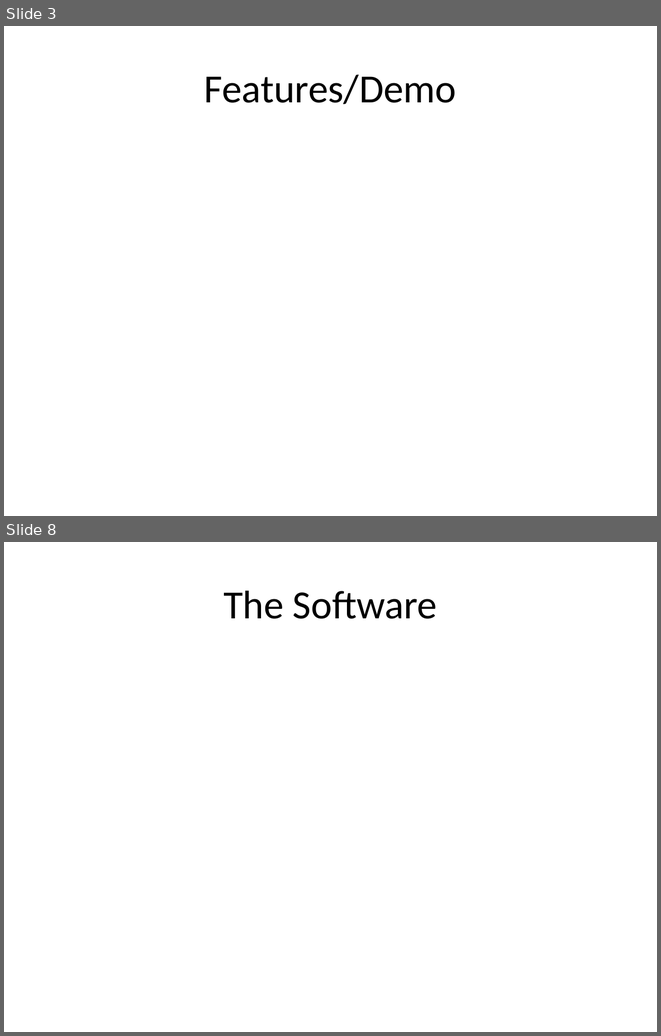
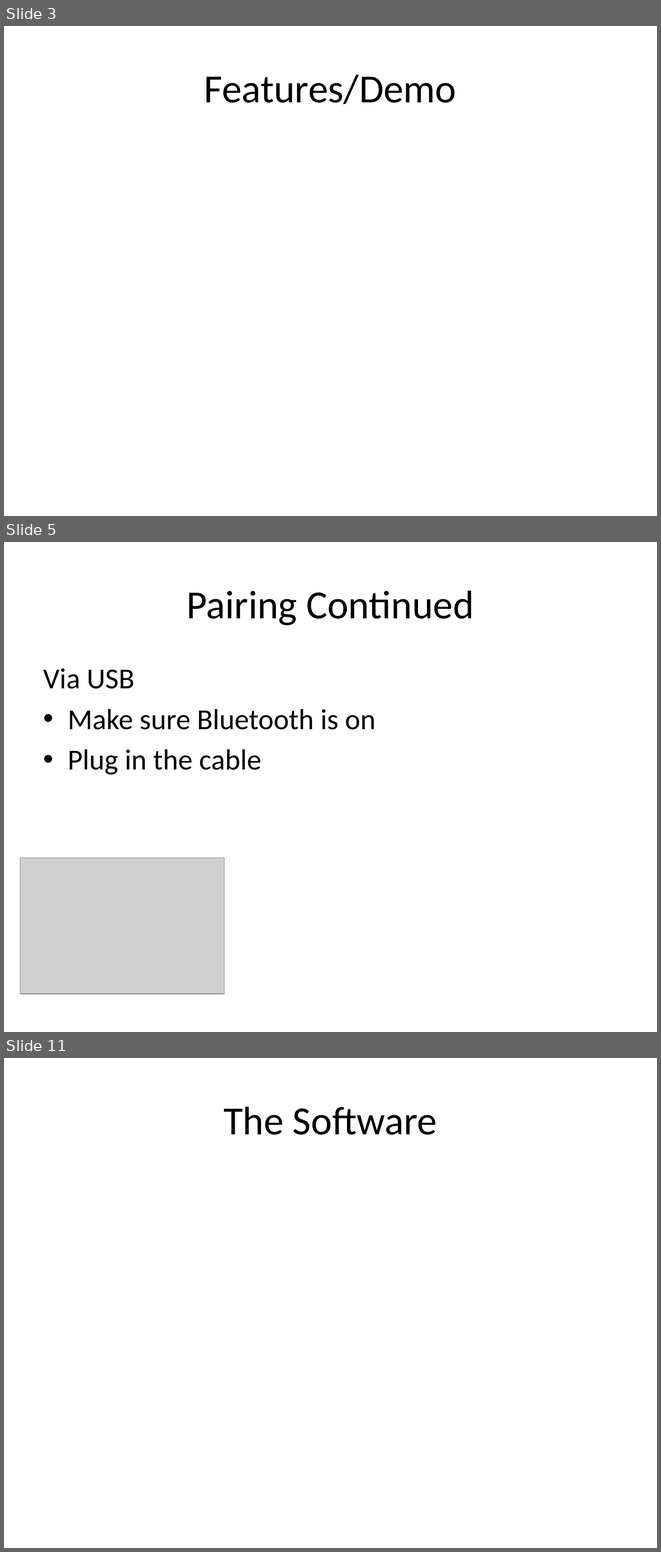
Before and after one commit to ChapResearch/ChapR, a slide deck: ChaprSVN/Promo/Presentation for FTC.pptx. Shown one above the other, each under a label of ours: slides 3 and 8 before the commit, slides 3, 5 and 11 after it; the slides between them are not shown. The pictures are 661x1036 and 661x1552 pixels, drawn with LibreOffice and Linux fonts; fonts in the diff are those of the drawing; grey boxes stand for pictures. Boxes give left, top, right and bottom in pixels: in the first picture for what was removed or moved away, otherwise in the second. Text is boxed around its words. In the diff, an @@ line names an element or a change of style, - is before the commit and + after.

Commit message:
Added more pictures and updated the presentation for FTC.

```diff
--- a/ChaprSVN/Promo/Presentation for FTC.pptx
+++ b/ChaprSVN/Promo/Presentation for FTC.pptx
@@ slide 5 added at box(4, 542, 657, 1032), background #FFFFFF @@
@@ title added at box(186, 590, 474, 625), 44 pt, text #000000 @@
+Pairing Continued
@@ text added at box(43, 668, 376, 775), 32 pt, text #000000 @@
+Via USB
+• Make sure Bluetooth is on
+• Plug in the cable
@@ picture added at box(20, 857, 224, 993) @@
@@ what was slide 8 is now slide 11 @@
```
Also in this commit, not shown: 2 slides changed, 4 other slides added, 2 slides removed, 8 other files.
